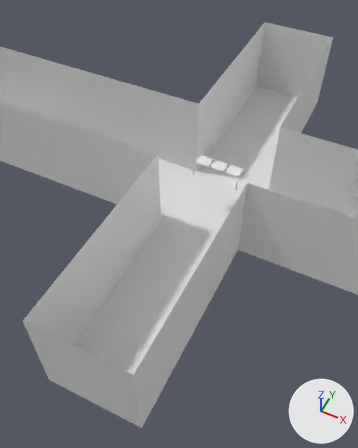
Renders of the Blender file scene.blend from each side of a commit.
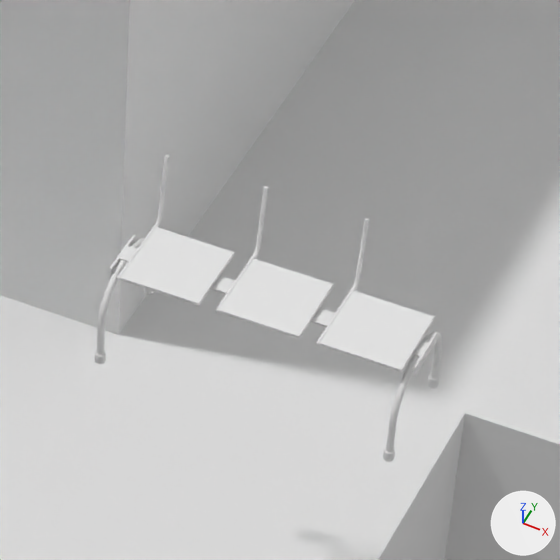
Old and new are each drawn from a 50 mm camera at (11.25, -30.11, 29.49) aimed at (-1.3, -5.02, -1.88) and again close up on the part from 50% to 73% of the width and 27% to 46% of the height. The lights are fixed; the arrows at lower right show +X, +Y and +Z.

In view in the first close-up: 'Cube', 'Hallway', 'Legs', 'Some long stupid metal'.
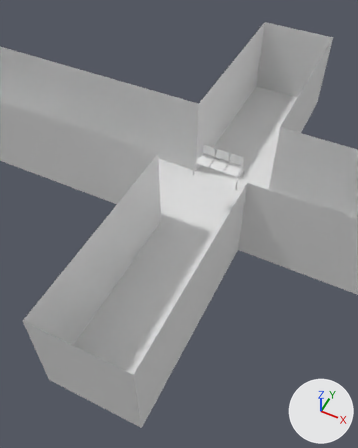
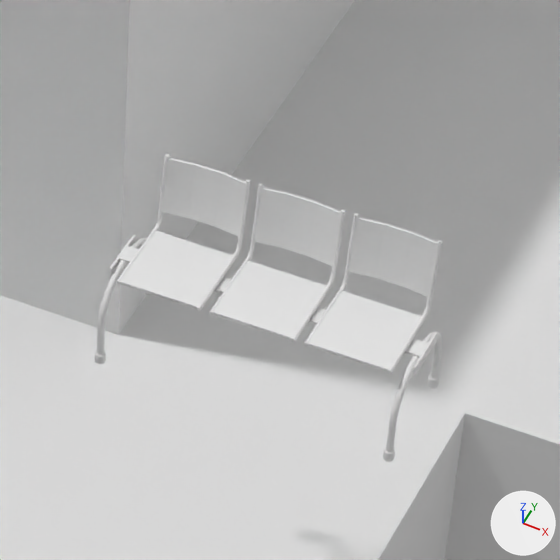
Commit message: Finish the waiting chair model

Changed parts and their boxes (x1, y1, x2, y2) in the close-ups (560 x 560 px):
```json
{"object": "Cube", "change": "reshaped, moved, modifiers changed", "before": [116, 155, 435, 372], "after": [116, 154, 442, 374]}
{"part": 1, "of": "me_cube_007", "change": "added", "after": [196, 179, 442, 374]}
{"part": 2, "of": "me_cube_007", "change": "added", "after": [162, 158, 437, 297]}
{"part": 3, "of": "me_cube_007", "change": "built on", "before": [165, 155, 369, 220], "after": [165, 154, 358, 220]}
```

Scene script edits in JSON lines:
```json
{"block": "me_cube_007", "where": "# used by ob_cube; location = (-1.31, 0.0, 1.21)"}
{"block": "me_cube_007", "where": "# verts and faces of me_cube_007; kept vertices keep their numbers, new ones are numbered from 128"}
{"block": "me_cube_007", "where": "# before: 32 (-0.575, 0.805, 0.967) at pixel (165, 156), 34 (-0.585, 0.815, 0.966) at pixel (164, 156), 36 (-0.589, 0.829, 0.964) at pixel (165, 155), 38 (-0.585, 0.843, 0.962) at pixel (165, 155), 40 (-0.575, 0.853, 0.96) at pixel (166, 154)"}
{"block": "me_cube_007", "where": "# before: 42 (-0.561, 0.857, 0.96) at pixel (168, 155), 44 (-0.546, 0.853, 0.96) at pixel (168, 155), 46 (-0.536, 0.843, 0.962) at pixel (169, 156), 48 (-0.532, 0.829, 0.964) at pixel (169, 156), 50 (-0.536, 0.815, 0.966) at pixel (168, 157)"}
{"block": "me_cube_007", "where": "# before: 52 (-0.561, 0.801, 0.968) at pixel (166, 157), 54 (-0.546, 0.805, 0.967) at pixel (167, 157)"}
{"op": "remove", "block": "me_cube_007", "code": "me_cube_007.from_pydata(...)  # 128 vertices, 116 faces; spans x -0.589..0.547, y -0.565..0.857, z -0.028..0.968"}
{"op": "add", "block": "me_cube_007", "code": "me_cube_007.from_pydata(...)  # 292 vertices, 268 faces; spans x -0.589..0.581, y -0.565..0.897, z -0.042..1.035"}
{"block": "me_cube_007", "change": "me_cube_007 part 1: a new loose piece of 132 vertices spanning x 0.524..0.581, y -0.565..0.867, z -0.028..1.035"}
{"block": "me_cube_007", "change": "me_cube_007 part 2: a new loose piece of 16 vertices spanning x -0.547..0.547, y 0.699..0.897, z 0.209..0.992"}
{"block": "me_cube_007", "change": "me_cube_007 part 3"}
{"op": "add", "block": "me_cube_007", "code": "delete_faces([(32, 34, 36, 38, 40, 42, 44, 46, 48, 50, 54, 52)])"}
{"op": "add", "block": "me_cube_007", "code": "for new, old in zip([*range(128, 136)], [34, 36, 38, 42, 46, 48, 50, 52]): verts[new] = verts[old] + (0.0, 0.01, 0.067)"}
{"op": "add", "block": "me_cube_007", "code": "verts[140] = (-0.575, 0.814, 1.035)  # pixel (165, 155)"}
{"op": "add", "block": "me_cube_007", "code": "verts[141] = (-0.575, 0.863, 1.028)  # pixel (167, 153)"}
{"op": "add", "block": "me_cube_007", "code": "verts[142] = (-0.546, 0.863, 1.028)  # pixel (169, 154)"}
{"op": "add", "block": "me_cube_007", "code": "verts[143] = (-0.546, 0.814, 1.035)  # pixel (167, 156)"}
{"op": "add", "block": "me_cube_007", "code": "faces += [(44, 46, 132, 142), (128, 129, 130, 141, 131, 142, 132, 133, 134, 143, 135, 140), (34, 36, 129, 128), (36, 38, 130, 129), (46, 48, 133, 132), (48, 50, 134, 133)]"}
{"op": "add", "block": "me_cube_007", "code": "faces += [(38, 40, 141, 130), (40, 42, 131, 141), (32, 140, 135, 52), (50, 54, 143, 134), (32, 34, 128, 140), (52, 135, 143, 54)]"}
{"op": "add", "block": "me_cube_007", "code": "faces += [(42, 44, 142, 131)]"}
{"op": "set", "path": "ob_cube.location", "old": "(-1.31, 0.0, 1.21)", "new": "(-1.29, -0.05, 1.2)"}
{"block": "ob_cube", "where": "_m = ob_cube.modifiers.new('Array', 'ARRAY')"}
{"op": "set", "path": "_m.relative_offset_displace", "old": "(1.2, 0.0, 0.0)", "new": "(1.1, 0.0, 0.0)"}
```
